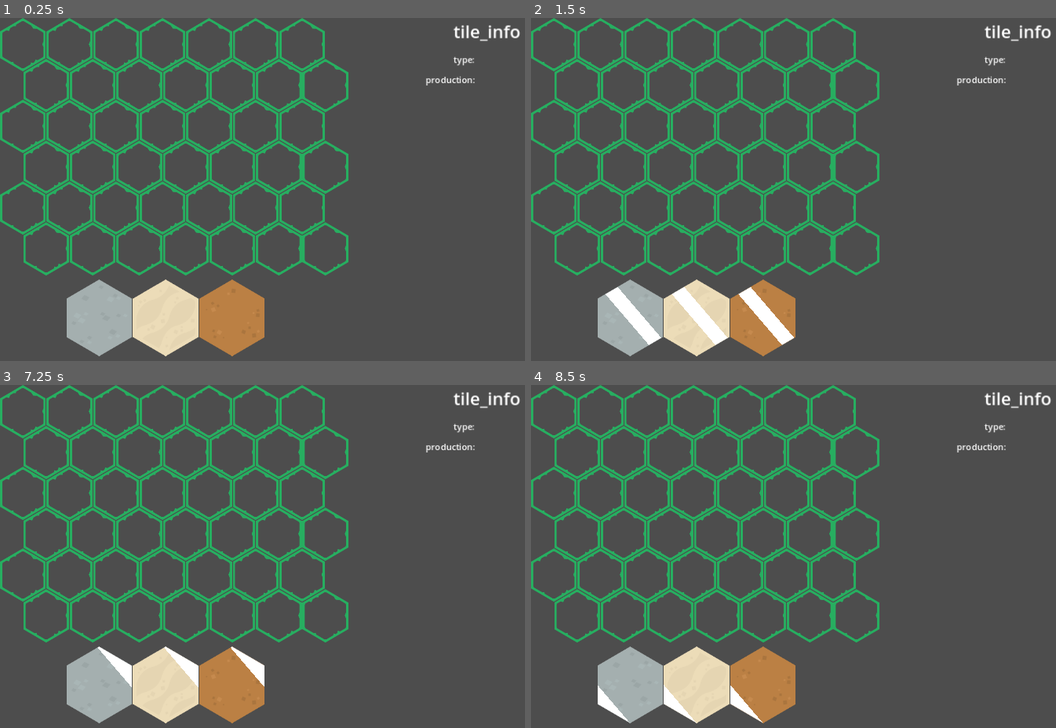
Above: before the commit, frames 1-4 (two rows, left to right).
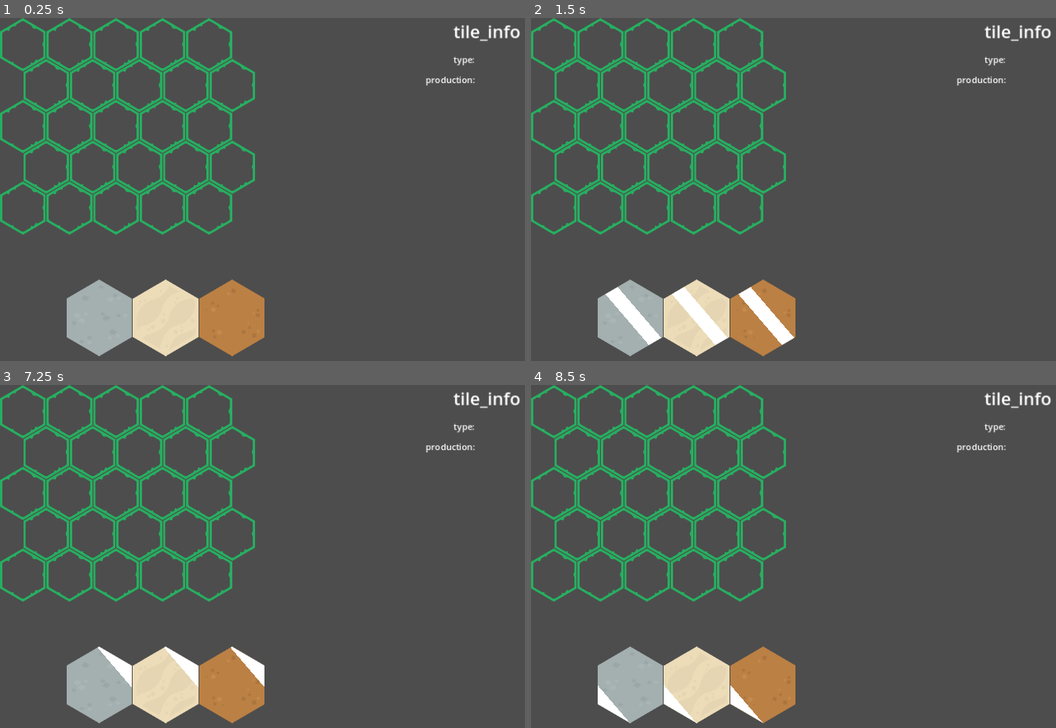
Above: after the commit, the same moments.

Repository: nicoviarnes/hex
Game: Godot game, scene res://main.tscn
Same seed, same stepped clock (60 frames per second), same inputs: the game is played once before the commit and once after it.
Inputs (mouse positions are in pixels of both pictures, inside the frame that each line leads up to):
- Up to frame 1 (0.25 s): no input
- Up to frame 2 (1.5 s): tap Enter at 0.5 s; move the mouse to (552, 45) at 0.52 s; click (552, 45) at 0.67 s; move the mouse to (599, 45) at 1.27 s; click (599, 45) at 1.42 s
- Up to frame 3 (7.25 s): move the mouse to (115, 412) at 2.02 s; click (115, 412) at 2.17 s; tap Space at 2.75, 4.25, 5.75 s; move the mouse to (162, 412) at 2.77 s; click (162, 412) at 2.92 s; tap Enter at 3.5, 5 s; move the mouse to (210, 412) at 3.52 s; click (210, 412) at 3.67 s; move the mouse to (257, 412) at 4.27 s; click (257, 412) at 4.42 s; move the mouse to (304, 412) at 5.02 s; click (304, 412) at 5.17 s; move the mouse to (47, 453) at 5.77 s; click (47, 453) at 5.92 s; move the mouse to (94, 453) at 6.52 s; click (94, 453) at 6.67 s
- Up to frame 4 (8.5 s): move the mouse to (672, 453) at 7.27 s; click (672, 453) at 7.42 s; move the mouse to (714, 453) at 8.02 s; click (714, 453) at 8.17 s

The runs differ from the first frame. In frame 1, 3.9% of the frame differs, in the area x 4-67%, y 0-76%; in frame 2, 3.9%; in frame 3, 3.9%; in frame 4, 3.9%.

Commit message:
hexes contain data

Diff:
--- a/hex.gd
+++ b/hex.gd
@@ -1,4 +1,6 @@
 extends Sprite2D
+
+signal selected(node)
 
 @onready var glow = $glow
 
@@ -6,6 +8,9 @@
 var dirt = preload("res://assets/Tiles/Terrain/Dirt/dirt_06.png")
 var stone = preload("res://assets/Tiles/Terrain/Stone/stone_07.png")
 var sand = preload("res://assets/Tiles/Terrain/Sand/sand_07.png")
+
+var type : String
+var production : String
 
 var neighbors = []
 
@@ -29,8 +34,21 @@
 			self.texture = ChoiceManager.choice
 			ChoiceManager.choice = null
 			occupied = true
+			match self.texture:
+				grass:
+					type = "grass"
+					production = "+2 food"
+				dirt:
+					type = "dirt"
+					production = "+2 something"
+				stone:
+					type = "stone"
+					production = "+2 something"
+				sand:
+					type = "sand"
+					production = "+2 something"
 		if occupied:
-			pass
+			emit_signal("selected", self)
 			#emit a signal that updates info labels. need to connect this signal in the spawning code
 #		for neighbor in neighbors:
 #			neighbor.get_parent().get_node("glow").visible = true
--- /dev/null
+++ b/hex_info.gd
@@ -0,0 +1,9 @@
+extends Label
+
+@onready var type_label = $type
+@onready var production_label = $production
+
+# Called when the node enters the scene tree for the first time.
+func update_info(node):
+	type_label.text = "Type: " + node.type
+	production_label.text = "Production: " + node.production
--- a/main.tscn
+++ b/main.tscn
@@ -1,7 +1,8 @@
-[gd_scene load_steps=3 format=3 uid="uid://cyncqvduph3yy"]
+[gd_scene load_steps=4 format=3 uid="uid://cyncqvduph3yy"]
 
 [ext_resource type="PackedScene" uid="uid://db6e4fctrilsf" path="res://map.tscn" id="1_07mbj"]
 [ext_resource type="PackedScene" uid="uid://btgb3ge2g4158" path="res://random_hexes.tscn" id="2_wnl4u"]
+[ext_resource type="Script" path="res://hex_info.gd" id="3_p1wmd"]
 
 [node name="Main" type="Node2D"]
 
@@ -11,7 +12,7 @@
 [node name="RandomHexes" parent="." instance=ExtResource("2_wnl4u")]
 position = Vector2(182, 550)
 
-[node name="Label" type="Label" parent="."]
+[node name="Info" type="Label" parent="."]
 offset_left = 832.0
 offset_top = 1.0
 offset_right = 956.0
@@ -20,15 +21,16 @@
 text = "tile_info"
 horizontal_alignment = 1
 vertical_alignment = 1
+script = ExtResource("3_p1wmd")
 
-[node name="type" type="Label" parent="Label"]
+[node name="type" type="Label" parent="Info"]
 layout_mode = 0
 offset_top = 64.0
 offset_right = 43.0
 offset_bottom = 90.0
 text = "type: "
 
-[node name="production" type="Label" parent="Label"]
+[node name="production" type="Label" parent="Info"]
 layout_mode = 0
 offset_left = -51.0
 offset_top = 101.0
--- a/map.gd
+++ b/map.gd
@@ -1,11 +1,12 @@
 extends Node2D
 
 @onready var hex = preload("res://hex.tscn")
+@onready var info = get_parent().get_node("Info")
 
 func _ready():
 	# Initialize variables
 	var sprite_count = 0          # Keeps track of how many sprites have been created
-	var grid_size = Vector2(7, 6) # Defines the size of the grid
+	var grid_size = Vector2(5, 5) # Defines the size of the grid
 	var sprite_offset = Vector2(122, 107) # Defines the spacing between sprites
 	var current_position = Vector2(60, 70) # Starting position of the first sprite
 
@@ -26,6 +27,8 @@
 			# Instantiate a new hex sprite and position it
 			var sprite = hex.instantiate()
 			#var hex_tile = sprite.get_node("HexTile")
+			#print(info.update_info())
+			sprite.selected.connect(info.update_info)
 			sprite.position = current_position + Vector2(x_offset, 0)
 			add_child(sprite)
 
